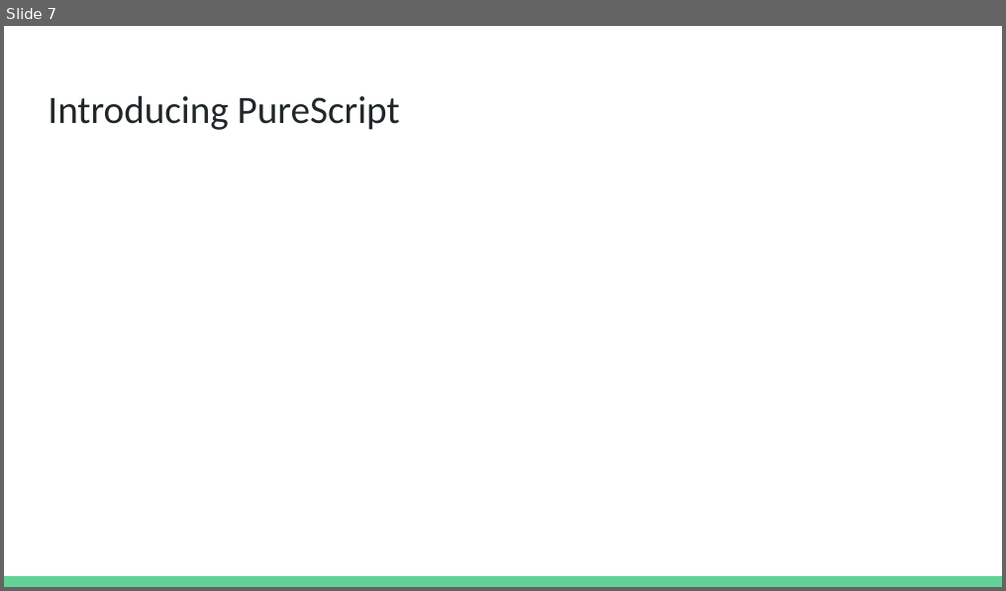
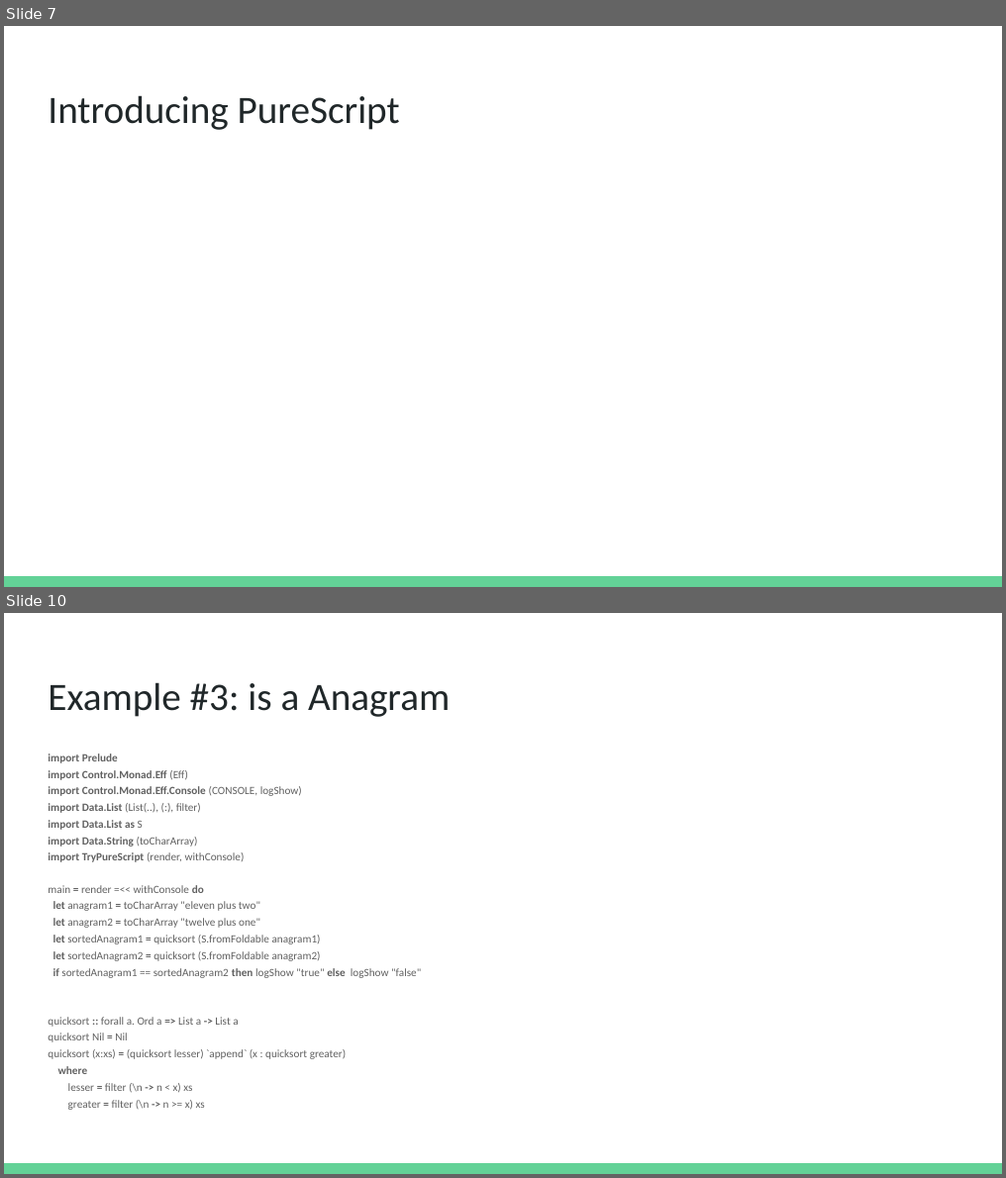
Before and after one commit to seanwestfall/purescript_presentation, a slide deck: pptx/PureScript- JS.la presentation.pptx. Shown one above the other, each under a label of ours: slide 7 before the commit, slides 7 and 10 after it; the slides between them are not shown. The pictures are 1006x591 and 1006x1178 pixels, drawn with LibreOffice and Linux fonts; fonts in the diff are those of the drawing. Boxes give left, top, right and bottom in pixels: in the first picture for what was removed or moved away, otherwise in the second. Text is boxed around its words. In the diff, an @@ line names an element or a change of style, - is before the commit and + after.

```diff
--- a/pptx/PureScript- JS.la presentation.pptx
+++ b/pptx/PureScript- JS.la presentation.pptx
@@ slide 10 added at [4,613,1002,1174], background #FFFFFF; not listed: 1 template element that a slide beside it also shows @@
@@ title added at [48,682,450,717], 28 pt, text #202729 @@
+Example #3: is a Anagram
@@ text added at [48,754,421,1110], 8 pt, text #616161 @@
+import Prelude
+import Control.Monad.Eff (Eff)
+import Control.Monad.Eff.Console (CONSOLE, logShow)
+import Data.List (List(..), (:), filter)
+import Data.List as S
+import Data.String (toCharArray)
+import TryPureScript (render, withConsole)
+main = render =<< withConsole do
+let anagram1 = toCharArray "eleven plus two"
+let anagram2 = toCharArray "twelve plus one"
+let sortedAnagram1 = quicksort (S.fromFoldable anagram1)
+let sortedAnagram2 = quicksort (S.fromFoldable anagram2)
+if sortedAnagram1 == sortedAnagram2 then logShow "true" else logShow "false"
+quicksort :: forall a. Ord a => List a -> List a
+quicksort Nil = Nil
+quicksort (x:xs) = (quicksort lesser) `append` (x : quicksort greater)
+where
+lesser = filter (\n -> n < x) xs
+greater = filter (\n -> n >= x) xs
```
Also in this commit, not shown: 3 slides changed, 6 other slides added, 1 slide removed, 1 other file.
